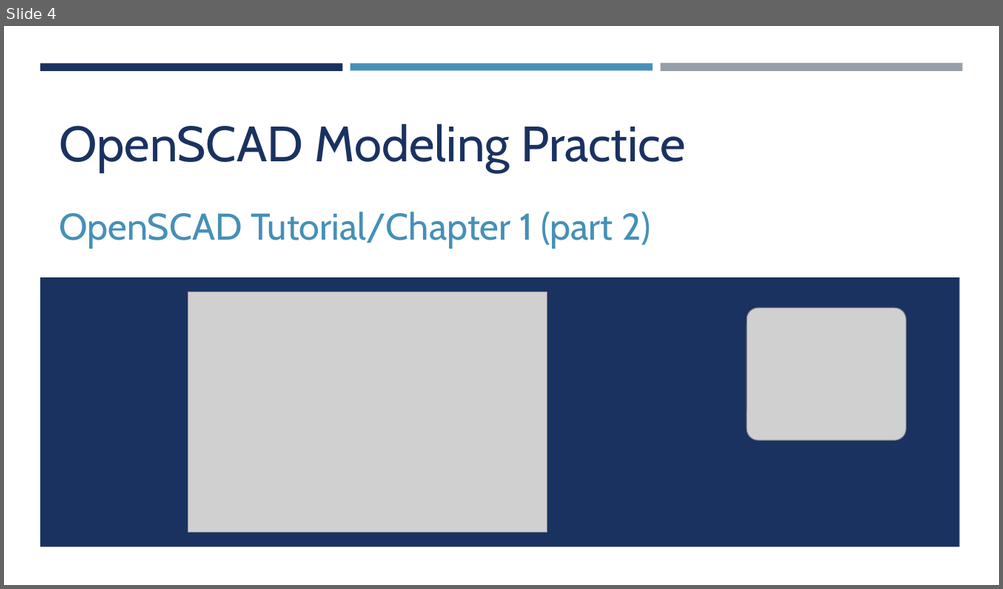
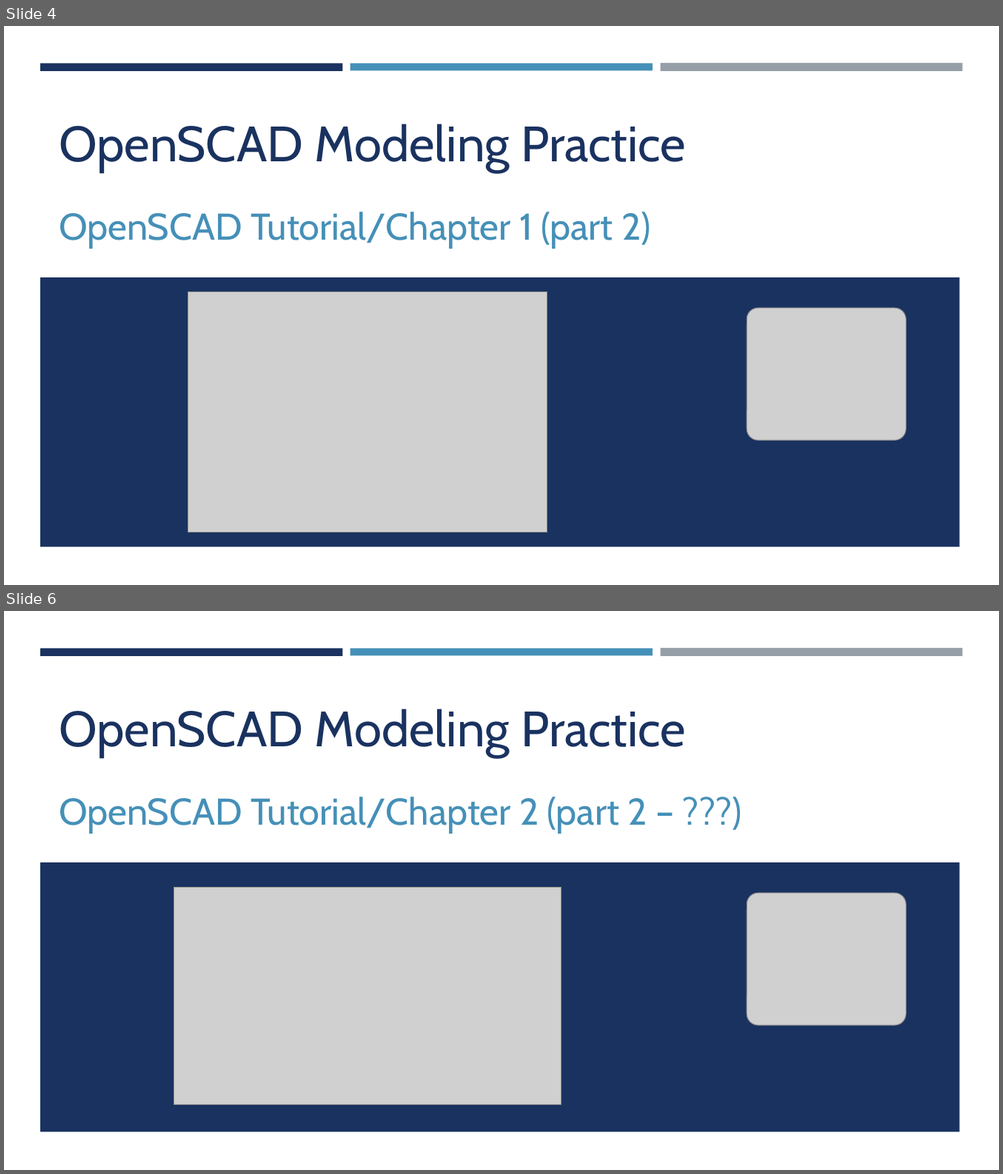
Before and after one commit to yasenstar/openscad, a slide deck: OpenSCAD.pptx. Shown one above the other, each under a label of ours: slide 4 before the commit, slides 4 and 6 after it; the slides between them are not shown. The pictures are 1003x589 and 1003x1174 pixels, drawn with LibreOffice and Linux fonts; fonts in the diff are those of the drawing; grey boxes stand for pictures. Boxes give left, top, right and bottom in pixels: in the first picture for what was removed or moved away, otherwise in the second. Text is boxed around its words. In the diff, an @@ line names an element or a change of style, - is before the commit and + after.

Commit message:
add tutorial chapter 2 part 1

```diff
--- a/OpenSCAD.pptx
+++ b/OpenSCAD.pptx
@@ slide 6 added at <box>4,611,999,1170</box>, background #FFFFFF; not listed: 4 template elements that a slide beside it also shows @@
@@ title added at <box>59,709,686,758</box>, 48 pt, text #1A3260 @@
+OpenSCAD Modeling Practice
@@ subtitle added at <box>59,797,647,833</box>, 36 pt, text #4590B8 @@
+OpenSCAD Tutorial/Chapter 2 (part 2 – ???)
@@ picture added at <box>174,887,560,1105</box> @@
@@ picture added at <box>746,893,905,1026</box> @@
```
Also in this commit, not shown: 1 other slide added, 2 other files.
